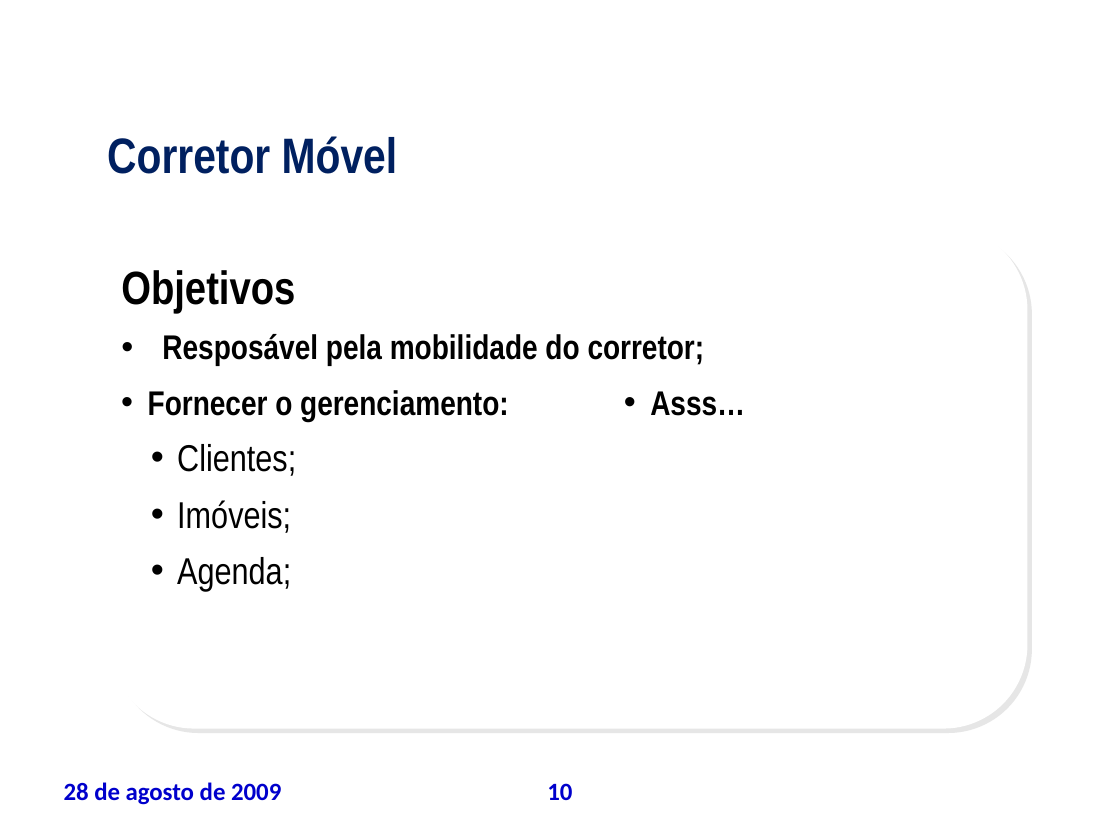
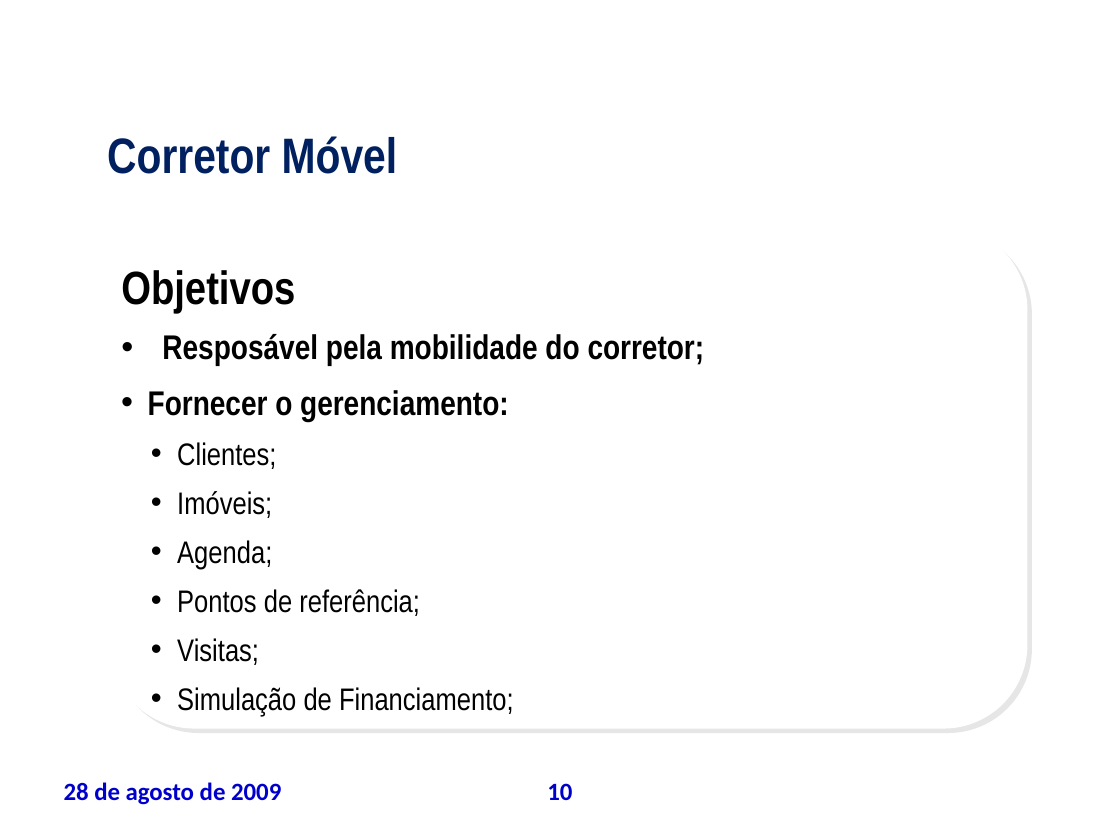
Before and after one commit to leoevaristo/psa20092, a slide deck: slide 10 of ARTEFATOS/TAP_apresentacao.ppt. Drawn at 1120x840 pixels with LibreOffice and Linux fonts; fonts in the diff are those of the drawing; background and template pictures are left out. Boxes give left, top, right and bottom in pixels: in the first picture for what was removed or moved away, otherwise in the second. Text is boxed around its words. In the diff, an @@ line names an element or a change of style, - is before the commit and + after.

```diff
--- a/ARTEFATOS/TAP_apresentacao.ppt
+++ b/ARTEFATOS/TAP_apresentacao.ppt
@@ text removed at [650, 391, 745, 416] @@
-• Asss…
@@ text at [177, 442, 276, 569]: size 24 to 20 pt in "Clientes;", "Imóveis;", "Agenda;" @@
@@ text at [177, 589, 514, 716]: paragraphs added @@
+  • Pontos de referência;
+  • Visitas;
+  • Simulação de Financiamento;
```
